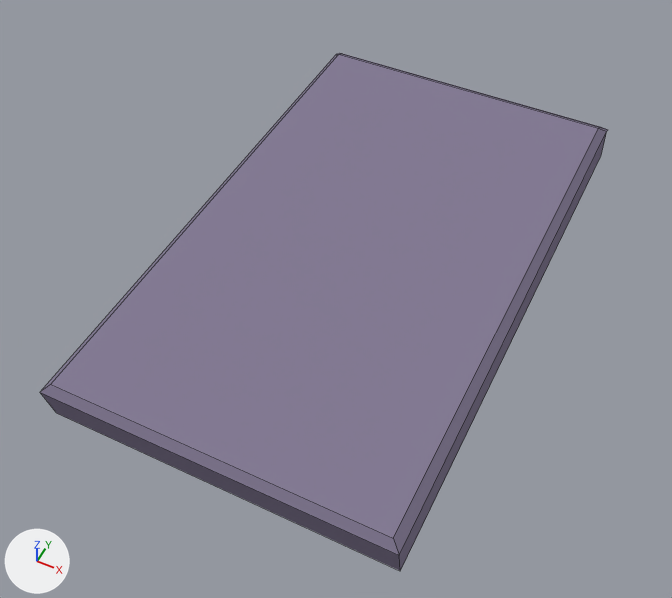
Before and after pictures for a commit that changed the Blender file Blender/Engine1.blend.
Before and after are seen from a 50 mm lens placed at (0.621, -1.382, 1.605), pointed at (-0.006, -0.128, 0.038). Arrows for +X, +Y and +Z are at lower left; the lights stay in place. Mesh edges are drawn as thin lines.
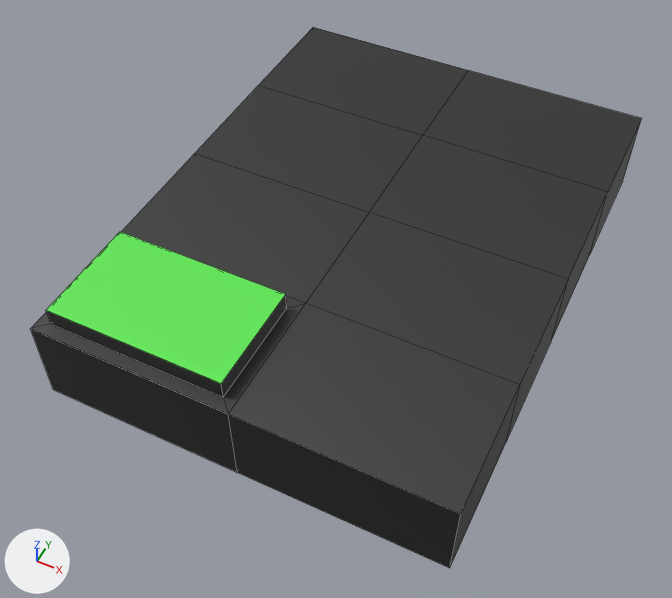
Changed parts and their boxes (x1, y1, x2, y2) in the pictures (672 x 598 px):
'Cylinder', reshaped, turned
    before: (40, 53, 608, 571)
    after: (31, 27, 642, 568)

The change, as a diff of the scene's bpy script:
```diff
--- a/Blender/Engine1.blend.py
+++ b/Blender/Engine1.blend.py
@@ mat_material_002 @@
+mat_material_002 = principled_material('Material.002')
+mat_material_002.base_color = (0.0959, 0.0959, 0.0959)  # dark grey #575757
+mat_material_002.metallic = 1.0
@@ mat_material_003 @@
+mat_material_003 = principled_material('Material.003')
+mat_material_003.base_color = (0.113, 0.8, 0.0852)  # green #5ee752
@@ me_cylinder @@
 # used by ob_cylinder; location = (0.0, 0.0, 0.0); rotation_euler = (0.0, 0.0, 0.524), in degrees (0, 0, 30)
-me_cylinder.from_pydata(...)  # 16 vertices, 14 faces; spans x -0.67..0.66, y -0.77..0.76, z 0.02..0.13
-me_cylinder.materials.append(mat_material)  # purple #867d96
-me_cylinder.materials.append(mat_material_001)  # pink #e7003b
+me_cylinder.from_pydata(...)  # 56 vertices, 53 faces; spans x -0.44..0.46, y -0.6..0.6, z 0.01..0.25
+# me_cylinder part 1: the whole mesh is rebuilt
+me_cylinder.materials.append(mat_material_002)  # dark grey #575757
+me_cylinder.materials.append(mat_material_003)  # green #5ee752
@@ ob_cylinder @@
 ob_cylinder.location = (0.0, 0.0, 0.0)
-ob_cylinder.rotation_euler = (0.0, 0.0, 0.524)  # degrees (0, 0, 30)
```
